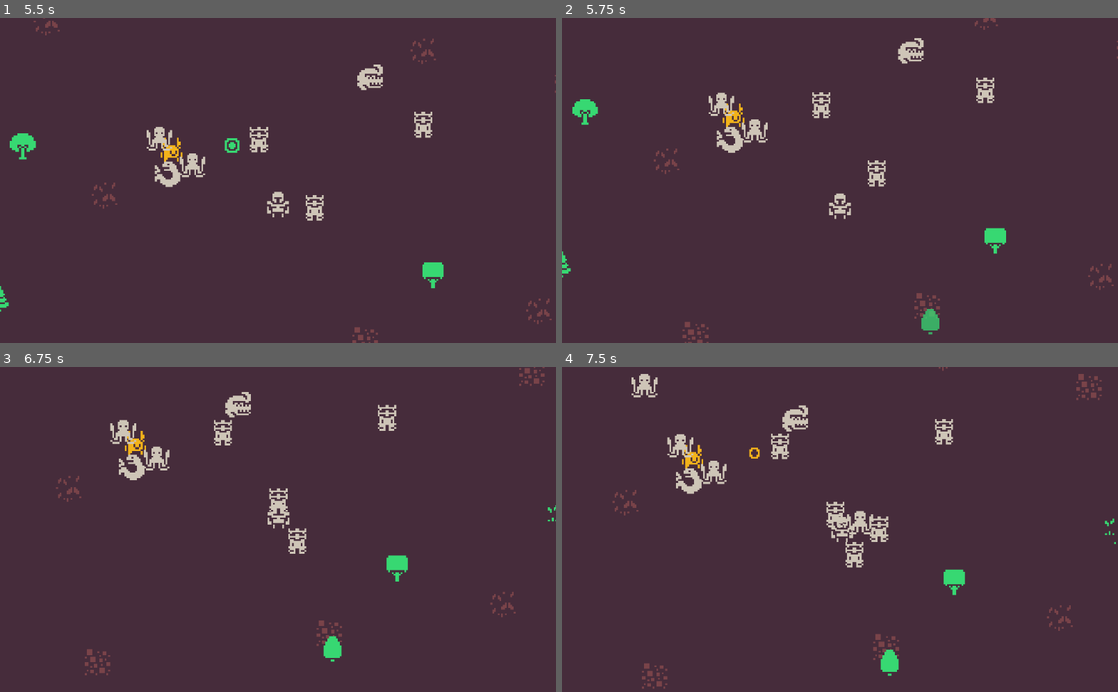
Above: before the commit, frames 1-4 (two rows, left to right).
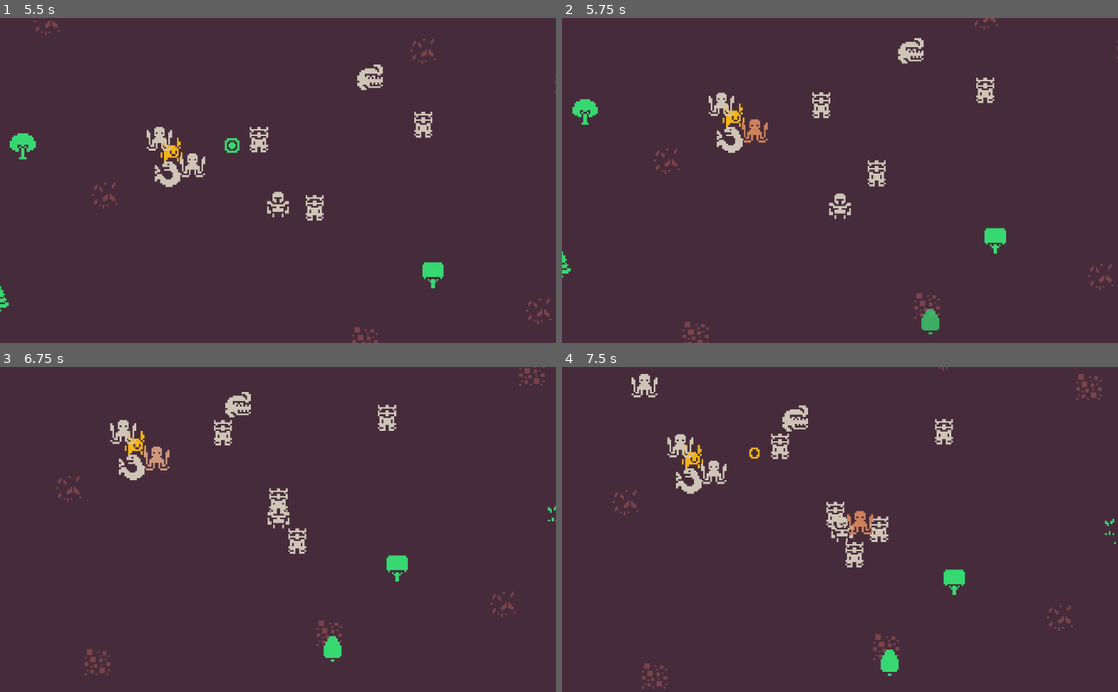
Above: after the commit, the same moments.

Repository: dsg-jam/LD46
Game: Godot game, scene res://assets/scenes/test.tscn
Same seed, same stepped clock (60 frames per second), same inputs: the game is played once before the commit and once after it.
Inputs:
- Up to frame 1 (5.5 s): tap Enter at 0.5 s; hold Right (player_right) 0.53-1.28 s; tap F (player_mine) every 1.5 s from 0.6 to 5.1 s; hold Down (player_down) 1.28-2.03 s; tap G (player_place_turret) at 1.35, 2.85, 4.35 s; hold Right (player_right) 2.03-2.78 s; hold Up (player_up) 2.78-3.53 s; hold Left (player_left) 3.53-5.03 s; hold Down (player_down) from 5.03 s (still down)
- Up to frame 2 (5.75 s): keep holding Down (player_down)
- Up to frame 3 (6.75 s): release Down (player_down) at 5.78 s; hold Right (player_right) 5.78-6.53 s; tap G (player_place_turret) at 5.85 s; hold Up (player_up) from 6.53 s (still down); tap F (player_mine) at 6.6 s
- Up to frame 4 (7.5 s): release Up (player_up) at 7.28 s; hold Right (player_right) from 7.28 s (still down); tap G (player_place_turret) at 7.35 s

Frame 1 is identical in both runs. In frame 2, 0.2% of the frame differs, in the area x 32-37%, y 31-39%; in frame 3, 0.2%; in frame 4, 0.2%, in the area x 51-56%, y 44-52%.

Commit message:
take_damage animation

Diff:
--- /dev/null
+++ b/assets/animations/take_damage.tres
@@ -0,0 +1,18 @@
+[gd_resource type="Animation" format=2]
+
+[resource]
+resource_name = "take_damage"
+length = 0.2
+step = 0.01
+tracks/0/type = "value"
+tracks/0/path = NodePath("Sprite:modulate")
+tracks/0/interp = 1
+tracks/0/loop_wrap = true
+tracks/0/imported = false
+tracks/0/enabled = true
+tracks/0/keys = {
+"times": PoolRealArray( 0, 0.1, 0.2 ),
+"transitions": PoolRealArray( 1, 1, 1 ),
+"update": 0,
+"values": [ Color( 1, 1, 1, 1 ), Color( 1, 0.305882, 0, 1 ), Color( 1, 1, 1, 1 ) ]
+}
--- a/assets/prefabs/Enemy.tscn
+++ b/assets/prefabs/Enemy.tscn
@@ -1,7 +1,8 @@
-[gd_scene load_steps=4 format=2]
+[gd_scene load_steps=5 format=2]
 
 [ext_resource path="res://assets/textures/enemies/enemies.tres" type="Texture" id=1]
 [ext_resource path="res://assets/scripts/EnemyControl.gd" type="Script" id=2]
+[ext_resource path="res://assets/animations/take_damage.tres" type="Animation" id=3]
 
 [sub_resource type="CapsuleShape2D" id=1]
 radius = 7.05161
@@ -10,7 +11,6 @@
 [node name="Enemy" type="KinematicBody2D" groups=[
 "enemies",
 ]]
-position = Vector2( 395.98, 150.946 )
 script = ExtResource( 2 )
 
 [node name="Sprite" type="Sprite" parent="."]
@@ -20,3 +20,6 @@
 
 [node name="CollisionShape2D" type="CollisionShape2D" parent="."]
 shape = SubResource( 1 )
+
+[node name="AnimationPlayer" type="AnimationPlayer" parent="."]
+anims/take_damage = ExtResource( 3 )
--- a/assets/scripts/EnemyControl.gd
+++ b/assets/scripts/EnemyControl.gd
@@ -10,6 +10,7 @@
 
 var rng = RandomNumberGenerator.new()
 var companion
+var animation_player: AnimationPlayer
 
 # Called when the node enters the scene tree for the first time.
 func _ready():
@@ -18,6 +19,7 @@
 	var select_frame = rng.randi_range(0, count_frames-1)
 	$Sprite.set_frame(select_frame)
 	companion = get_tree().current_scene.get_node("Companion")
+	animation_player = $AnimationPlayer
 
 func _physics_process(delta):
 	if is_companion_alive:
@@ -37,10 +39,11 @@
 		print("You've lost the game. Companion died :(")
 		#queue_free()
 
-
 func reduce_health(amount):
 	health -= amount
-	print(health)
 	if health <= 0:
 		return false
+
+	animation_player.stop(true)
+	animation_player.play("take_damage")
 	return true
